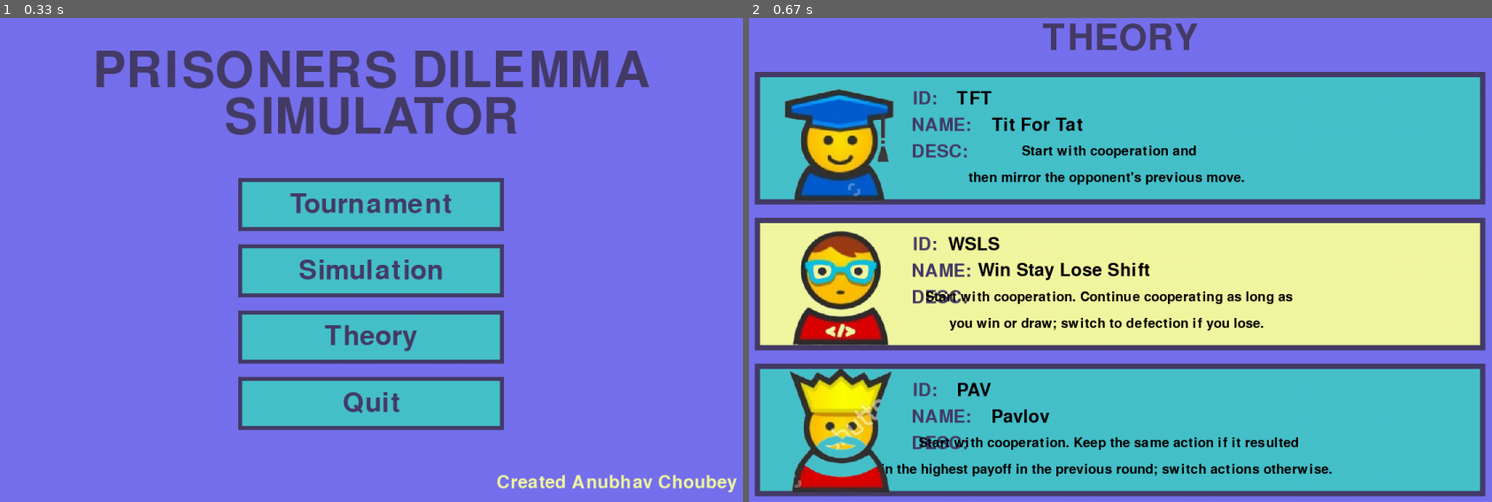
Above: before the commit, frames 1-2 (left to right).
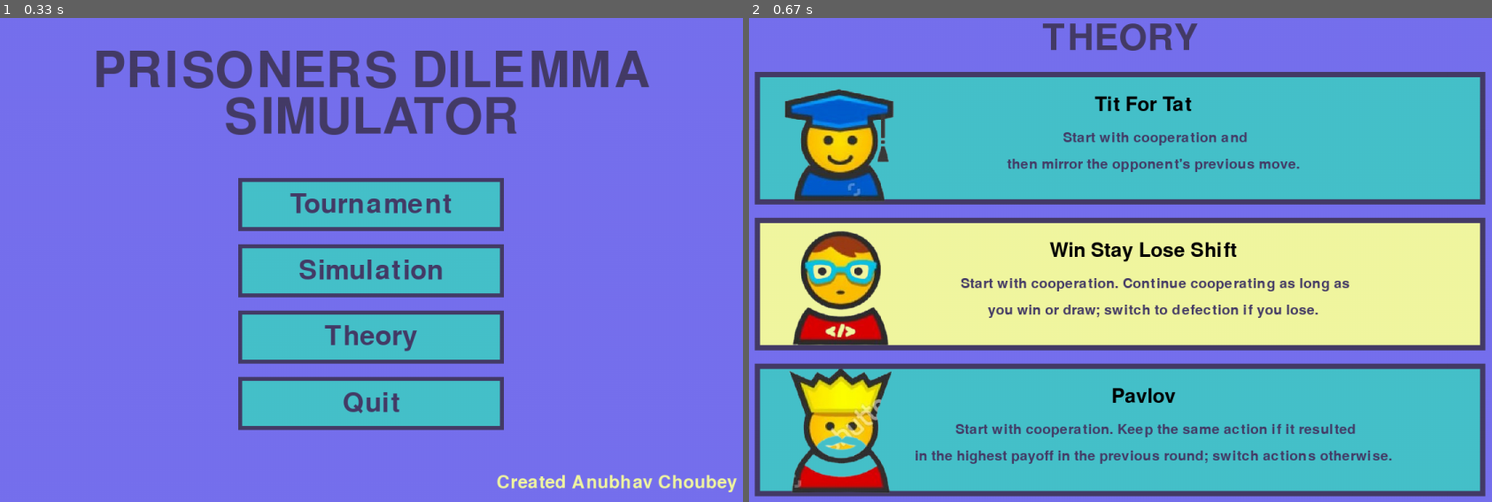
Above: after the commit, the same moments.

Repository: LazyyVenom/py-game-theory
Game: pygame game, started from prisoners_dilemma.py
The game is run twice, just before and just after one commit, with the same random seed, the same clock (stepped at 60 frames per second) and the same inputs.
Inputs:
- Up to frame 1 (0.33 s): no input
- Up to frame 2 (0.67 s): click "Theory" at 0.38 s

Frame 1 is identical in both runs. In frame 2, 8.4% of the frame differs, in the area x 17-87%, y 14-95%.

Commit message:
Fixed Strategies

Diff:
--- a/prisoners_dilemma.py
+++ b/prisoners_dilemma.py
@@ -121,16 +121,16 @@
                     pygame.draw.rect(screen, KIND_OF_YELLOW, (50, y_offset, 1100, 200))
                     pygame.draw.rect(screen, SECONDARY, (50, y_offset, 1100, 200),8)
 
-            draw_text("ID: ",instruction_font,SECONDARY,310,y_offset+40)
-            draw_text(strategy["ID"],instruction_font,(0,0,0),380,y_offset+40)
+            # draw_text("ID: ",instruction_font,SECONDARY,310,y_offset+40)
+            # draw_text(strategy["ID"],instruction_font,(0,0,0),380,y_offset+40)
 
-            draw_text("NAME: ",instruction_font,SECONDARY,335,y_offset+80)
-            draw_text(strategy["NAME"],instruction_font,(0,0,0),420+len(strategy["NAME"])*5,y_offset+80)
+            # draw_text("NAME: ",instruction_font,SECONDARY,335,y_offset+80)
+            draw_text(strategy["NAME"],pygame.font.Font(None, 45),(0,0,0),screen_width//2+35,y_offset+50)
 
-            draw_text("DESC: ",instruction_font,SECONDARY,332,y_offset+120)
+            # draw_text("DESC: ",instruction_font,SECONDARY,332,y_offset+120)
             desc = strategy["DESCRIPTION"].split("\n")[0].replace("Strategy","").replace(":","").split(" ")
-            draw_text(" ".join(desc[:len(desc)//2]),pygame.font.Font(None, 30),(0,0,0),580,y_offset+120)
-            draw_text(" ".join(desc[len(desc)//2:]),pygame.font.Font(None, 30),(0,0,0),580,y_offset+160)
+            draw_text(" ".join(desc[:len(desc)//2]),pygame.font.Font(None, 31),SECONDARY,screen_width//2 + 50,y_offset+100)
+            draw_text(" ".join(desc[len(desc)//2:]),pygame.font.Font(None, 31),SECONDARY,screen_width//2 + 50,y_offset+140)
             # draw_text(strategy["DESCRIPTION"].split("\n")[1],pygame.font.Font(None, 30),(0,0,0),380,y_offset+160)
 
             image_path = strategy["IMAGE_PATH"]
--- a/strategy.py
+++ b/strategy.py
@@ -163,7 +163,7 @@
 grim_trigger = Strategy(
     name = "Grim Trigger",
     st_id = "GRM",
-    desc = "Strategy: Start with cooperation and continue cooperating unless the opponent defects; switch to defection permanently if the opponent defects.\nDescription: Punishes defection severely, promoting long-term cooperation.",
+    desc = "Strategy: Start with cooperation and continue cooperating unless the opponent defects switch to defection permanently if the opponent defects.\nDescription: Punishes defection severely, promoting long-term cooperation.",
     strategy_type = "NICE",
     logic = grim_trigger_logic
 )
